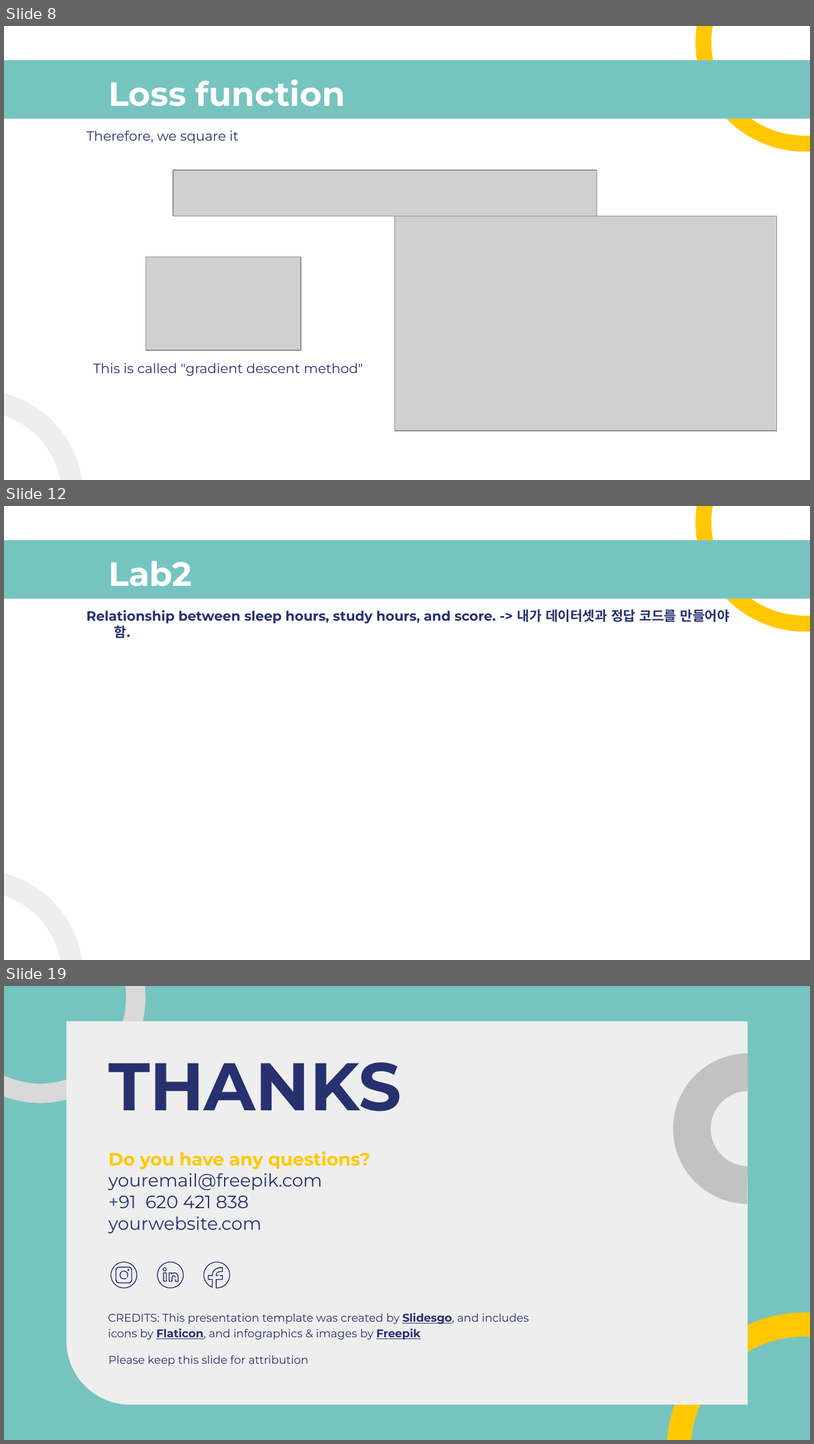
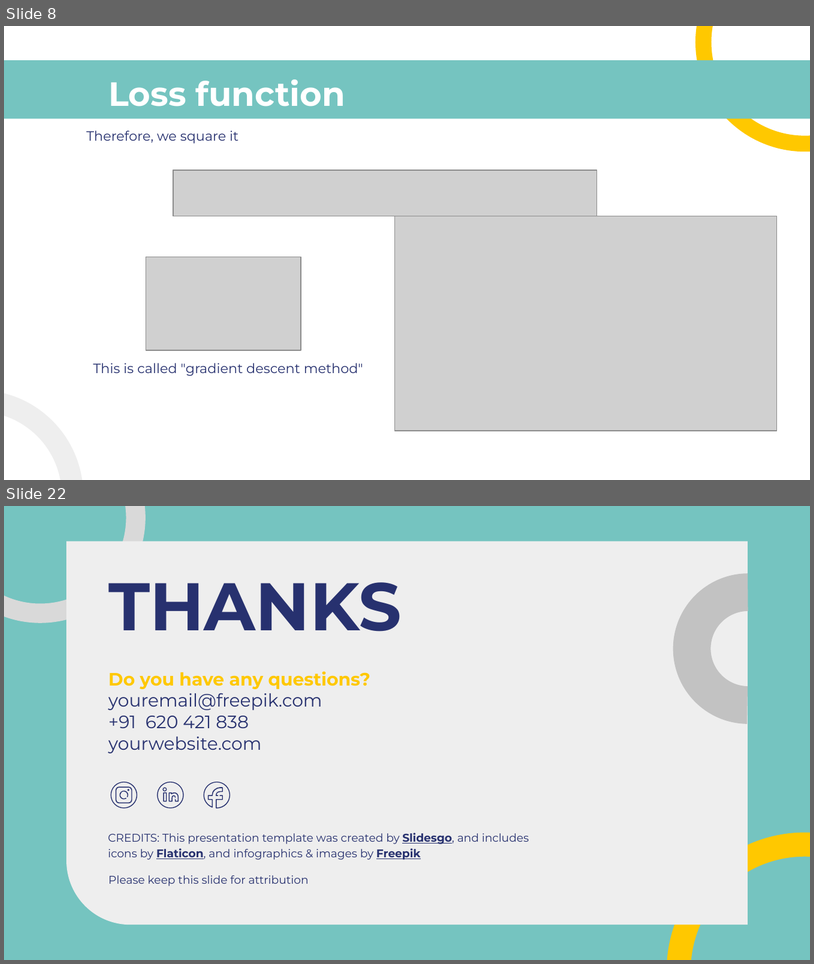
Before and after one commit to gurwoghd/2023_WFK_ICT-Laos-, a slide deck: LectureNotes/ch4_Linear_Regression(LR).pptx. Shown one above the other, each under a label of ours: slides 8, 12 and 19 before the commit, slides 8 and 22 after it; the slides between them are not shown. The pictures are 814x1444 and 814x964 pixels, drawn with LibreOffice and Linux fonts; fonts in the diff are those of the drawing; grey boxes stand for pictures. Boxes give left, top, right and bottom in pixels: in the first picture for what was removed or moved away, otherwise in the second. Text is boxed around its words. In the diff, an @@ line names an element or a change of style, - is before the commit and + after.

```diff
--- a/LectureNotes/ch4_Linear_Regression(LR).pptx
+++ b/LectureNotes/ch4_Linear_Regression(LR).pptx
@@ slide 12 removed at (4,506,810,960), background #FFFFFF; not listed: 3 template elements that a slide beside it also shows @@
@@ title removed at (108,561,192,586) @@
-Lab2
@@ subtitle removed at (86,609,730,638) @@
-Relationship between sleep hours, study hours, and score. -> 내가 데이터셋과 정답 코드를 만들어야 함.
@@ what was slide 19 is now slide 22 @@
```
Also in this commit, not shown: 8 slides changed, 6 slides added, 2 other slides removed, 1 other file.
